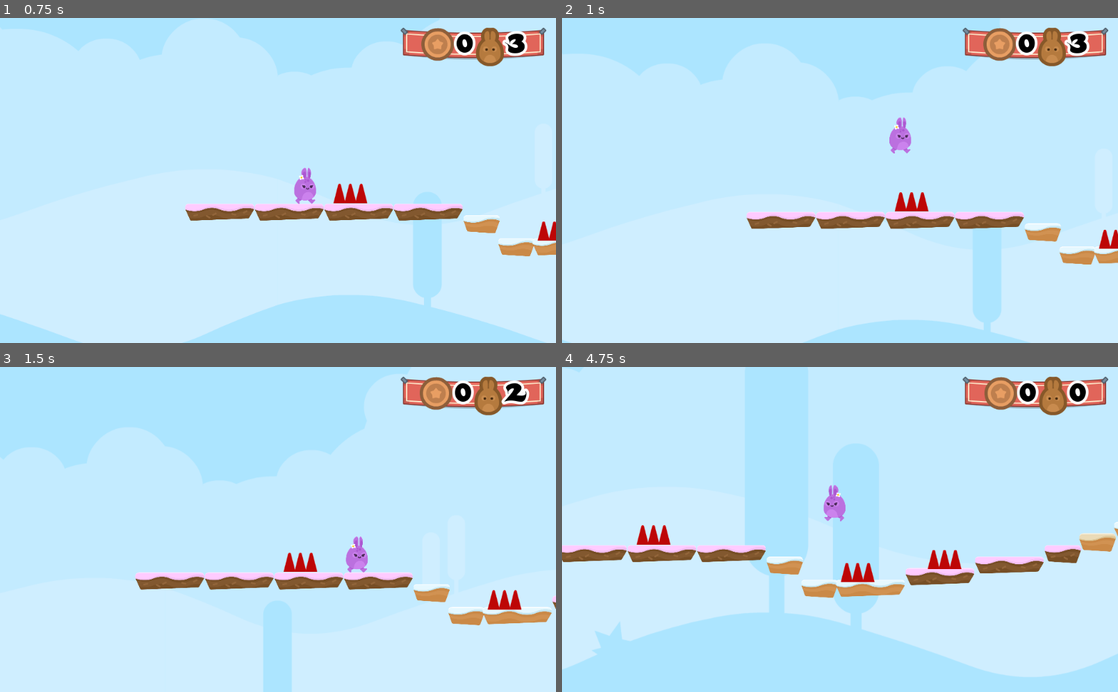
Above: before the commit, frames 1-4 (two rows, left to right).
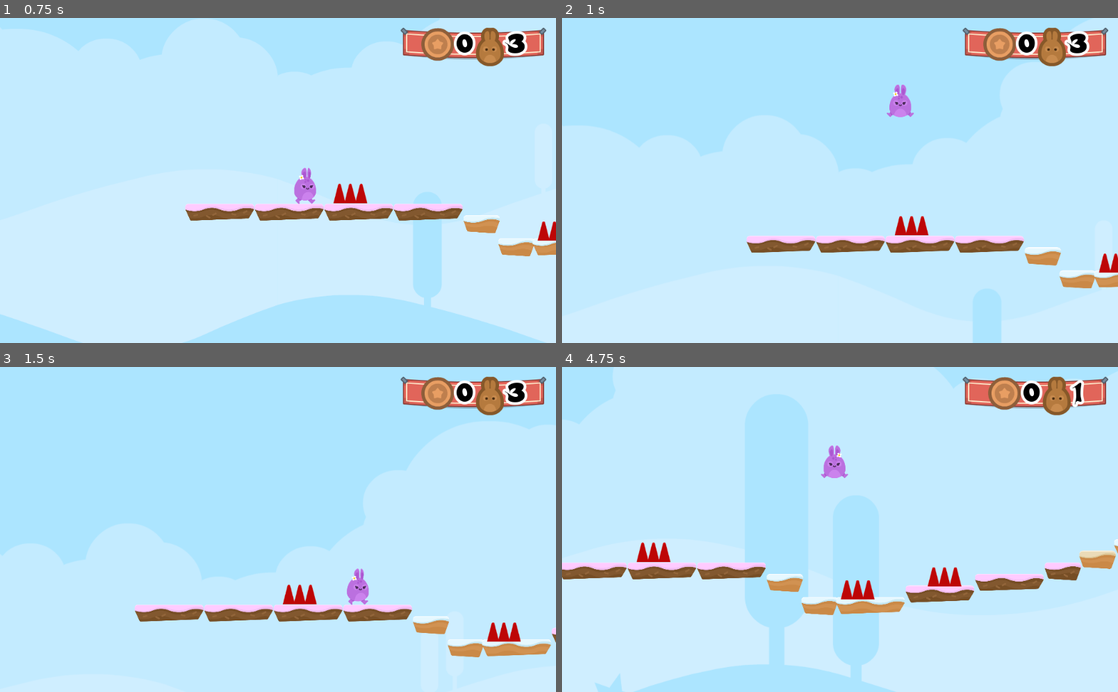
Above: after the commit, the same moments.

Repository: KennedyMungai/SimplePlatformer
Game: Godot game, scene res://Scenes/Levels/Level1.tscn
Same seed, same stepped clock (60 frames per second), same inputs: the game is played once before the commit and once after it.
Inputs:
- Up to frame 1 (0.75 s): hold D (right) from 0.53 s (still down)
- Up to frame 2 (1 s): keep holding D (right); tap W (jump) at 0.77 s
- Up to frame 3 (1.5 s): keep holding D (right)
- Up to frame 4 (4.75 s): tap W (jump) at 1.52, 3.02, 3.77, 4.52 s; release D (right) at 2.03 s; hold A (left) 2.03-2.78 s; hold D (right) 2.78-4.28 s; hold A (left) from 4.28 s (still down)

Frame 1 is identical in both runs. In frame 2, 9.1% of the frame differs, in the area x 0-100%, y 20-100%; in frame 3, 8.8%; in frame 4, 24%, in the area x 0-100%, y 2-100%.

Commit message:
INcreased the jump speed by 50%

Diff:
--- a/Scripts/Player.gd
+++ b/Scripts/Player.gd
@@ -5,7 +5,7 @@
 
 const SPEED = 750;
 const GRAVITY = 250;
-const JUMP_SPEED = 3000;
+const JUMP_SPEED = 4500;
 const WORLD_LIMIT = 8000;
 const BOOST_MULTIPLIER = 2;
 
